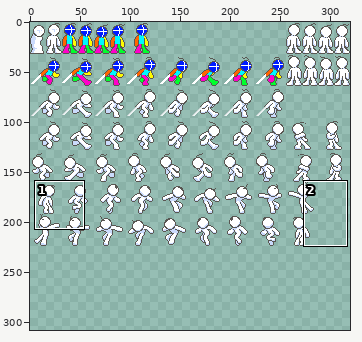
One commit to this pixel-art file: assets/game/character/Player.aseprite. The picture above shows the old version from afar; the outline marks the close-up.
Close-up. The starting point:
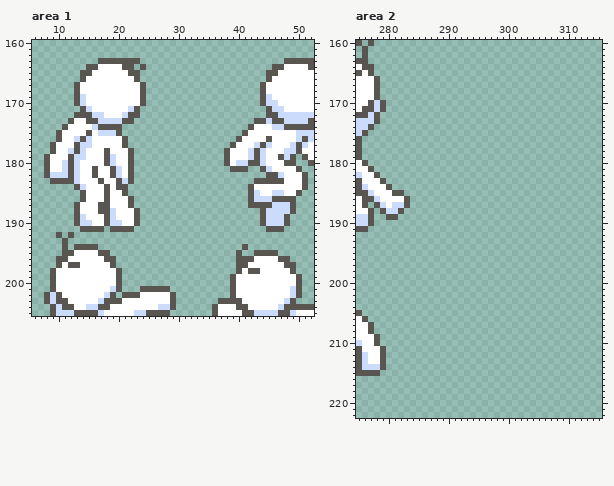
320x320 pixels, 1 frame. Shown: area 1: x 6..52, y 160..205; area 2: x 275..315, y 160..222. The wide view leaves out empty margins. The commit also changed other parts of the picture, which this record leaves out.
The result:
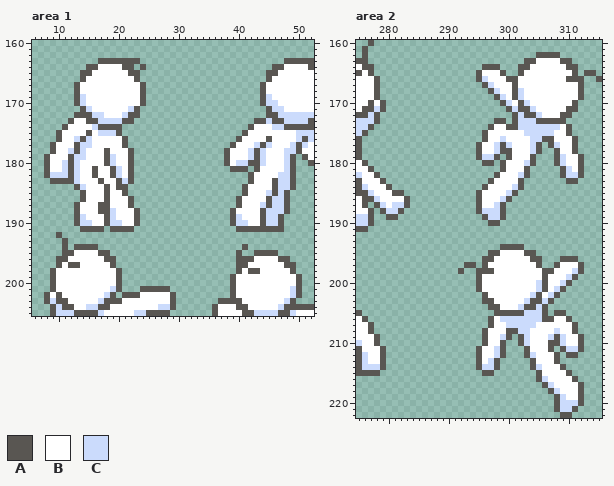
Palette (. is transparent): A #595652  B #ffffff  C #cbdbfc
Difference:
Changed rows in their new state; - is an unchanged pixel.
Area 1, layer "Flattened":
first column x 12:
179 -----------------------------------B----
180 ------------------------------------C---
181 -------------------------------ABB--CA.-
182 ------------------------------ABBBB-CA..
183 ------------------------------ABBB-CCA..
184 -----------------------------AB---ACCA..
185 -----------------------------ABB-CA-A..-
186 ----------------------------ABBBBACC-.--
187 ----------------------------ABBBC---A.--
188 ---------------------------ABBBB----A.--
189 ---------------------------ACBBB---A.---
190 ---------------------------ACCBB---A.---
191 ----------------------------AAAAA-------
192 .---------------------------------------
first column x 9:
202 B
Area 2, layer "Flattened":
first column x 275:
160 .----------------------------------------
162 ------------------------------AAAA-------
163 ----------------------------AABBBBAA-----
164 ---------------------AAA---AABBBBBBAA----
165 --------------------ABBBA--ABBBBBBBBA-AA-
166 --------------------ACBBBAABBBBBBBBAAA--A
167 ---------------------ACBBBABBBBBBBBBBA---
168 ----------------------ACBBACBBBBBBBBBA---
169 -----------------------ACBACBBBBBBBBBA---
170 ---B--------------------ACBACBBBBBBBA----
171 -------------------------ACAACBBBBBAA----
172 --------------------------ACAACBBBAA-----
173 -----------------------AA-ACCCAAAAA------
174 ----------------------ABBAACCCCCCCBA-----
175 ---------------------ABBBBBBCCCCCBBA-----
176 ---------------------ABBCBBBBCCAABBBA----
177 --------------------ABBCACBBBCA-ACBBA----
178 --------------------ABBCAABBBCA--ABBA----
179 --------------------ACCA-ABBBA---ACBBA---
180 ---------------------AA-ABBBCA---ACBBA---
181 ------------------------ABBBA-----ACBA---
182 -----------------------ABBBCA-----ACCA---
183 ----------------------ABBBBA-------AA----
184 ---------------------ABBBBCA-------------
185 --------------------ABBBBCA--------------
186 --------------------ABBBCA---------------
187 --------------------ABBCA----------------
188 --------------------ACCCA----------------
189 ---------------------ACCA----------------
190 ----------------------AA-----------------
first column x 292:
194 -------AAAA----------
195 -----AABBBBAA--------
196 ----AABBBBBBAA---AAA-
197 -AA-ABBBBBBBBA--ABBBA
198 A--AAABBBBBBBBAABBBCA
199 ---ABBBBBBBBBBABBBCA-
200 ---ABBBBBBBBBCABBCA--
201 ---ABBBBBBBBBCABCA---
202 ----ABBBBBBBCABCA----
203 ----AABBBBBCAACA-----
204 -----AABBBCAACA------
205 ------AAAAACCCA-AA---
206 -----ABCCCCCCCAABBA--
207 -----ABBCCCCCBBBBBBA-
208 ----ABBBAACCBBBBCBBA-
209 ----ABBCA-ACBBBCACBBA
210 ----ABBA--ACBBBAACBBA
211 ---ABBCA---ABBBA-ACCA
212 ---ABBCA---ACBBBA-AA-
213 ---ABCA-----ABBBA----
214 ---ACCA-----ACBBBA---
215 ----AA-------ABBBBA--
216 -------------ACBBBBA-
217 --------------ACBBBBA
218 ---------------ACBBBA
219 ----------------ACBBA
220 ----------------ACCCA
221 ----------------ACCA-
222 -----------------AA--
Changed places in both close-ups, as pixel boxes (x1, y1, x2, y2):
changed: (230, 154, 308, 232)
erased: (68, 232, 74, 238)
changed: (50, 292, 56, 298)
erased: (356, 40, 362, 46)
added: (458, 52, 602, 418)
changed: (374, 100, 380, 106)
